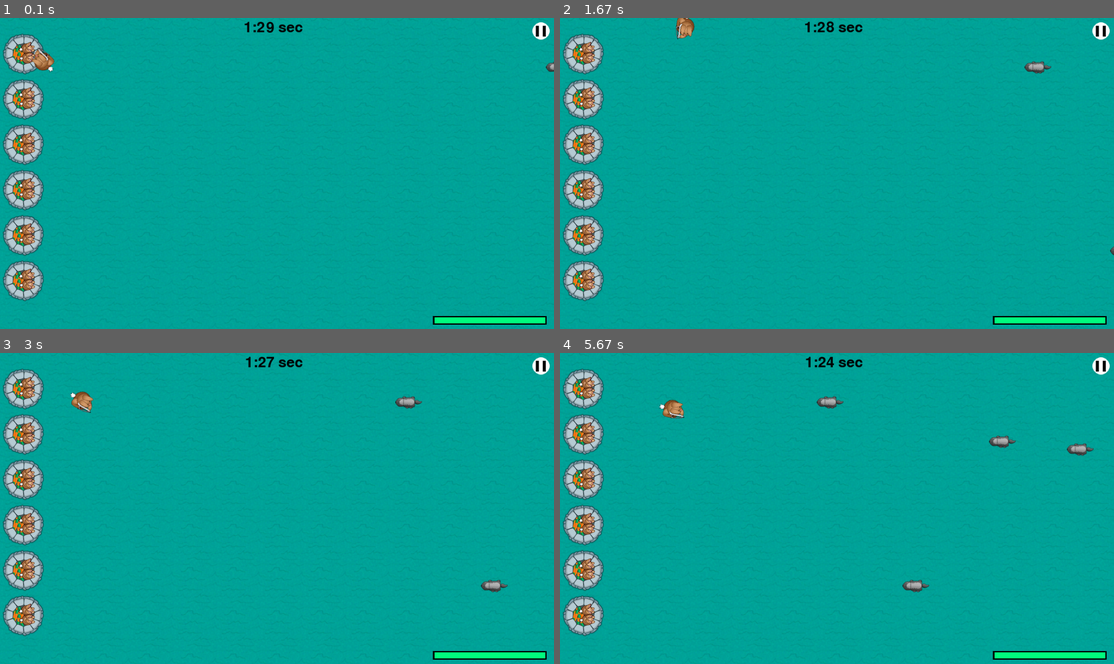
Above: before the commit, frames 1-4 (two rows, left to right).
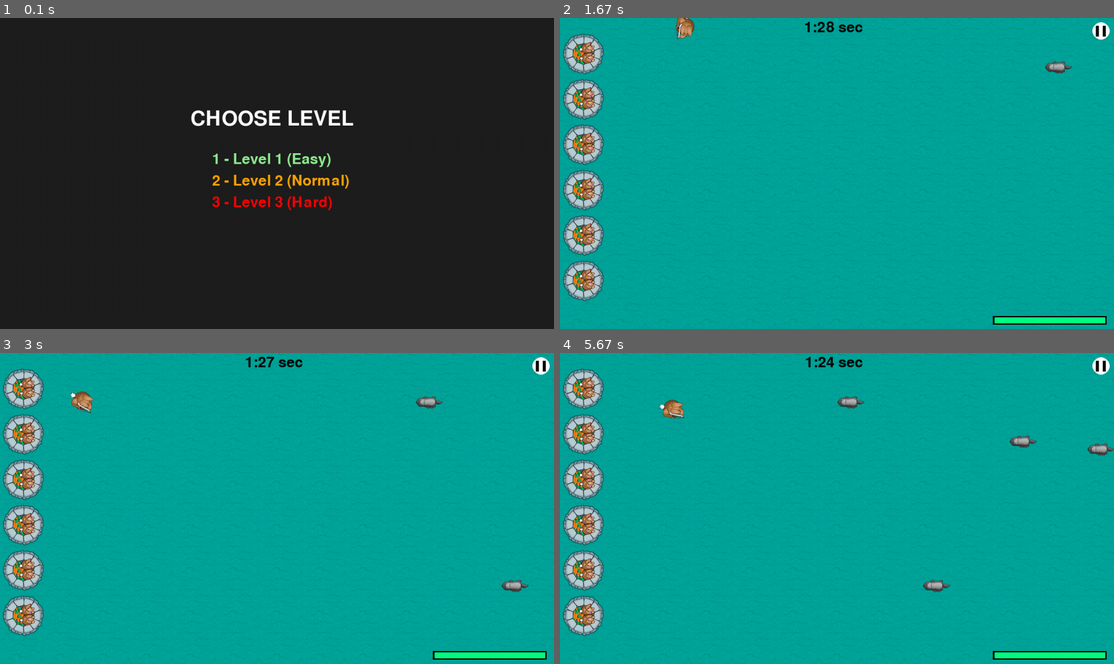
Above: after the commit, the same moments.

Repository: EllinikosKafes/my_pygames
Game: pygame game, started from game (2).py
Two runs of this game, one before a commit and one after it. Both use one fixed random seed, a clock stepped at 60 frames per second and the inputs below.
Inputs (mouse positions are in pixels of both pictures, inside the frame that each line leads up to):
- Up to frame 1 (0.1 s): no input
- Up to frame 2 (1.67 s): tap 3 at 0.33 s; hold D 0.67-1.13 s; move the mouse to (837, 195) at 0.7 s; hold W 1.17-1.47 s; move the mouse to (892, 241) at 1.2 s; hold D from 1.5 s (still down); move the mouse to (665, 245) at 1.53 s
- Up to frame 3 (3 s): release D at 1.97 s; hold A 2-2.53 s; move the mouse to (481, 617) at 2.03 s; hold S 2.57-2.87 s; move the mouse to (132, 393) at 2.6 s; hold A from 2.9 s (still down); move the mouse to (144, 446) at 2.93 s
- Up to frame 4 (5.67 s): release A at 3.3 s; hold W 3.33-3.7 s; move the mouse to (809, 589) at 3.37 s; hold D 3.73-4.37 s; move the mouse to (837, 545) at 3.77 s; hold S 4.4-4.77 s; move the mouse to (1047, 626) at 4.43 s; hold A 4.8-5.27 s; move the mouse to (759, 443) at 4.83 s; hold D from 5.3 s (still down); move the mouse to (947, 483) at 5.33 s

The runs differ from the first frame. In frame 1, 100% of the frame differs, in the area x 0-100%, y 0-100%; in frame 2, 0.3%; in frame 3, 0.5%; in frame 4, 1.0%.

Commit message:
Add files via upload
main menu with level 1,2,3

Diff:
--- a/game (2).py
+++ b/game (2).py
@@ -51,6 +51,41 @@
 start_time = pygame.time.get_ticks()
 paused_time_total = 0
 pygame.mixer.init()
+
+# ----- LEVEL SELECTION SCREEN -----
+font = pygame.font.Font(None, 70)
+selecting = True
+level = 1  # default level
+
+while selecting:
+    screen.fill((30, 30, 30))  # dark background
+    title = font.render("CHOOSE LEVEL", True, (255, 255, 255))
+    screen.blit(title, (width // 2 - 200, height // 2 - 150))
+
+    font_small = pygame.font.Font(None, 50)
+    screen.blit(font_small.render("1 - Level 1 (Easy)", True, (144,238,144)), (width // 2 - 150, height // 2 - 50))
+    screen.blit(font_small.render("2 - Level 2 (Normal)", True, (255,165,0)), (width // 2 - 150, height // 2))
+    screen.blit(font_small.render("3 - Level 3 (Hard)", True, (255,0,0)), (width // 2 - 150, height // 2 + 50))
+
+    pygame.display.flip()  # update screen
+
+    for event in pygame.event.get():
+        if event.type == pygame.QUIT:  # exit game
+            pygame.quit()
+            exit(0)
+        elif event.type == pygame.KEYDOWN:
+            if event.key == pygame.K_1:  # choose level 1
+                level = 1
+                selecting = False
+            elif event.key == pygame.K_2:  # choose level 2
+                level = 2
+                selecting = False
+            elif event.key == pygame.K_3:  # choose level 3
+                level = 3
+                selecting = False
+
+
+
 
 # 3 - Load image
 player = pygame.image.load("resources/images/dude.png")
